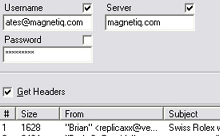
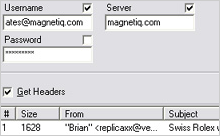
The second 220px x 136px image is a revision of the first. Changes to its layers:
added layer "Layer 2" above "Layer 1" over [0, 0, 220, 136]
painted on "Layer 1" over [0, 134, 220, 136]
